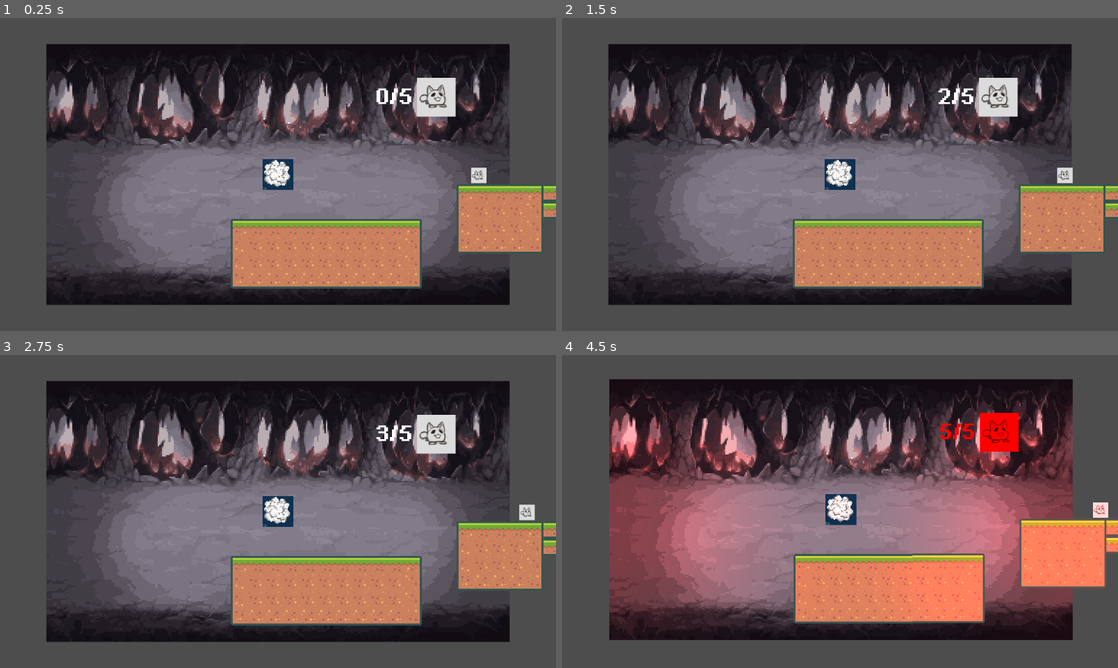
Above: before the commit, frames 1-4 (two rows, left to right).
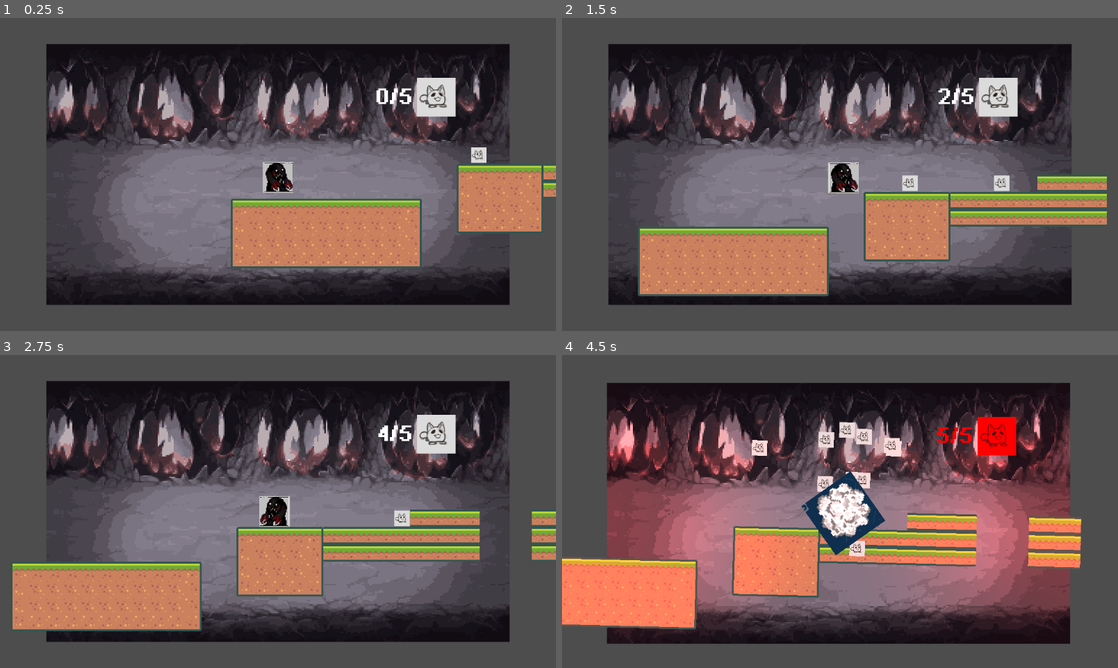
Above: after the commit, the same moments.

Repository: joshmitcho/shawcat_jam_2024
Game: Godot game, scene res://scenes/play_screen.tscn
The game is run twice, just before and just after one commit, with the same random seed, the same clock (stepped at 60 frames per second) and the same inputs.
Inputs:
- Up to frame 1 (0.25 s): no input
- Up to frame 2 (1.5 s): hold Right (ui_right) from 0.53 s (still down); tap Q (squash_cat) at 0.6, 1.35 s; tap Up (ui_up) at 0.77 s
- Up to frame 3 (2.75 s): tap Up (ui_up) at 1.52 s; release Right (ui_right) at 2.03 s; hold Left (ui_left) from 2.03 s (still down); tap Q (squash_cat) at 2.1 s
- Up to frame 4 (4.5 s): release Left (ui_left) at 2.78 s; hold Right (ui_right) 2.78-4.28 s; tap Q (squash_cat) at 2.85, 3.6, 4.35 s; tap Up (ui_up) at 3.02, 3.77 s; hold Left (ui_left) from 4.28 s (still down)

The runs differ from the first frame. In frame 1, 9.7% of the frame differs, in the area x 41-100%, y 41-87%; in frame 2, 19%; in frame 3, 23%; in frame 4, 35%, in the area x 0-100%, y 7-93%.
Error before the commit: Parse Error: Class "Player" hides a global script class. (res://scripts/player.gd:3)

Commit message:
fix duplictae script

Diff:
--- a/demo/Level1.tscn
+++ b/demo/Level1.tscn
@@ -1,6 +1,6 @@
 [gd_scene load_steps=7 format=3 uid="uid://2uerp0u8sixf"]
 
-[ext_resource type="PackedScene" uid="uid://lsmhro8e3pof" path="res://scenes/Player.tscn" id="2_st7mb"]
+[ext_resource type="PackedScene" uid="uid://lsmhro8e3pof" path="res://scenes/player.tscn" id="2_st7mb"]
 [ext_resource type="PackedScene" uid="uid://ce1eyj1cefd41" path="res://demo/Enemy.tscn" id="4_120s6"]
 [ext_resource type="PackedScene" uid="uid://3u8dr7bslrw1" path="res://demo/Spikes.tscn" id="5_pr0vk"]
 [ext_resource type="PackedScene" uid="uid://lnclpxsaqdc1" path="res://demo/EndFlag.tscn" id="6_d5yq1"]
--- a/demo/Level2.tscn
+++ b/demo/Level2.tscn
@@ -1,7 +1,7 @@
 [gd_scene load_steps=9 format=3 uid="uid://dcgnei4447io"]
 
 [ext_resource type="Texture2D" uid="uid://biwond464pw3f" path="res://demo/Tiles/tiles_packed.png" id="1_6wngx"]
-[ext_resource type="PackedScene" uid="uid://lsmhro8e3pof" path="res://scenes/Player.tscn" id="2_pin2w"]
+[ext_resource type="PackedScene" uid="uid://lsmhro8e3pof" path="res://scenes/player.tscn" id="2_pin2w"]
 [ext_resource type="PackedScene" uid="uid://clypgoui3ur0e" path="res://demo/Coin.tscn" id="3_oh20g"]
 [ext_resource type="PackedScene" uid="uid://lnclpxsaqdc1" path="res://demo/EndFlag.tscn" id="4_ps0av"]
 [ext_resource type="PackedScene" uid="uid://ce1eyj1cefd41" path="res://demo/Enemy.tscn" id="5_p06mj"]
--- a/scenes/main_ui.tscn
+++ b/scenes/main_ui.tscn
@@ -3,7 +3,7 @@
 [ext_resource type="Texture2D" uid="uid://bl52jik52s3r1" path="res://art/cat_icon.png" id="1_wlc6b"]
 [ext_resource type="Script" path="res://scripts/squash_display.gd" id="2_lysa4"]
 [ext_resource type="FontFile" uid="uid://jt71p34t7mhb" path="res://titles pixel arial bold.TTF" id="2_rodds"]
-[ext_resource type="Script" path="res://scenes/pause_menu.gd" id="4_c8lb7"]
+[ext_resource type="Script" path="res://scripts/pause_menu.gd" id="4_c8lb7"]
 
 [node name="Main UI" type="Control"]
 custom_minimum_size = Vector2(384, 216)
--- a/scenes/play_screen.tscn
+++ b/scenes/play_screen.tscn
@@ -1,17 +1,17 @@
 [gd_scene load_steps=9 format=3 uid="uid://b8dojil2thlbk"]
 
-[ext_resource type="Script" path="res://scenes/play_screen.gd" id="1_byf4r"]
+[ext_resource type="Script" path="res://scripts/play_screen.gd" id="1_pt4ev"]
 [ext_resource type="PackedScene" uid="uid://bjjnwk4y14wm6" path="res://scenes/level_1.tscn" id="2_k42pm"]
 [ext_resource type="Script" path="res://scripts/shake_camera.gd" id="3_lwo3i"]
 [ext_resource type="Texture2D" uid="uid://ks2yidwlwthc" path="res://art/cave_bg.png" id="4_7b7yr"]
 [ext_resource type="Texture2D" uid="uid://m1cq5u4syuyq" path="res://art/light.png" id="5_1osqb"]
 [ext_resource type="Script" path="res://scripts/red_light.gd" id="6_k13e6"]
 [ext_resource type="PackedScene" uid="uid://b6kof4uc3yv1p" path="res://scenes/main_ui.tscn" id="7_cdevr"]
-[ext_resource type="PackedScene" uid="uid://lsmhro8e3pof" path="res://scenes/Player.tscn" id="8_q8c8v"]
+[ext_resource type="PackedScene" uid="uid://lsmhro8e3pof" path="res://scenes/player.tscn" id="8_mmmaf"]
 
 [node name="PlayScreen" type="Node2D"]
 process_mode = 3
-script = ExtResource("1_byf4r")
+script = ExtResource("1_pt4ev")
 
 [node name="Camera2D" type="Camera2D" parent="."]
 ignore_rotation = false
@@ -48,7 +48,7 @@
 [node name="Level1" parent="." instance=ExtResource("2_k42pm")]
 process_mode = 1
 
-[node name="Player" parent="." instance=ExtResource("8_q8c8v")]
+[node name="Player" parent="." instance=ExtResource("8_mmmaf")]
 process_mode = 1
 position = Vector2(-41, -46)
 
--- a/scripts/Player.gd
+++ b/scripts/player.gd
@@ -10,7 +10,7 @@
 const OG_MAX_SPEED := 200
 const FRICTION := 25
 const MAX_JUMPS = 2
-const INPUT_FORCE = 10
+const INPUT_FORCE = 12
 
 var max_speed : float = OG_MAX_SPEED
 var current_jumps = 1
Renamed: scenes/pause_menu.gd -> scripts/pause_menu.gd
Renamed: scenes/play_screen.gd -> scripts/play_screen.gd
